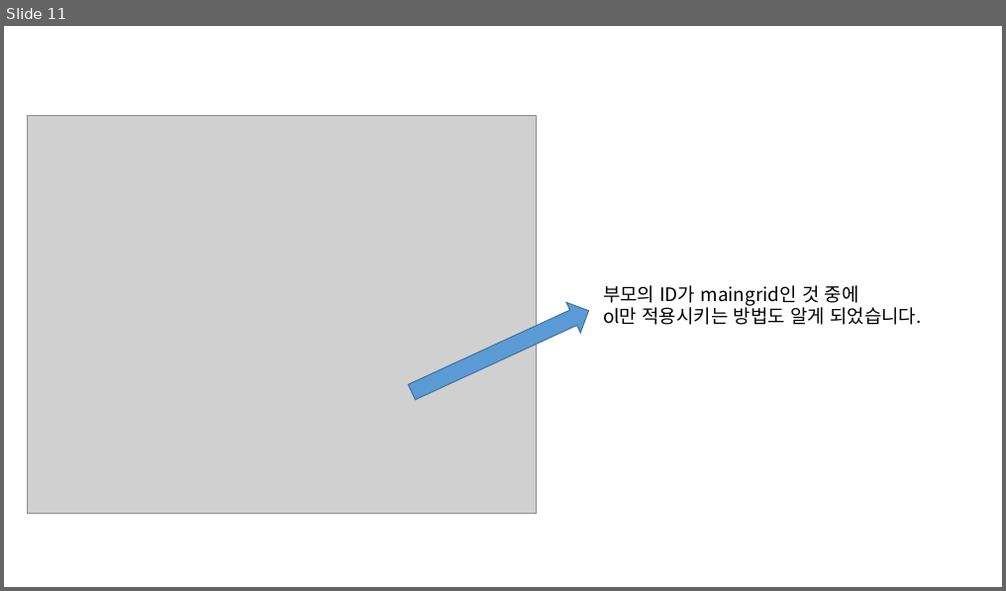
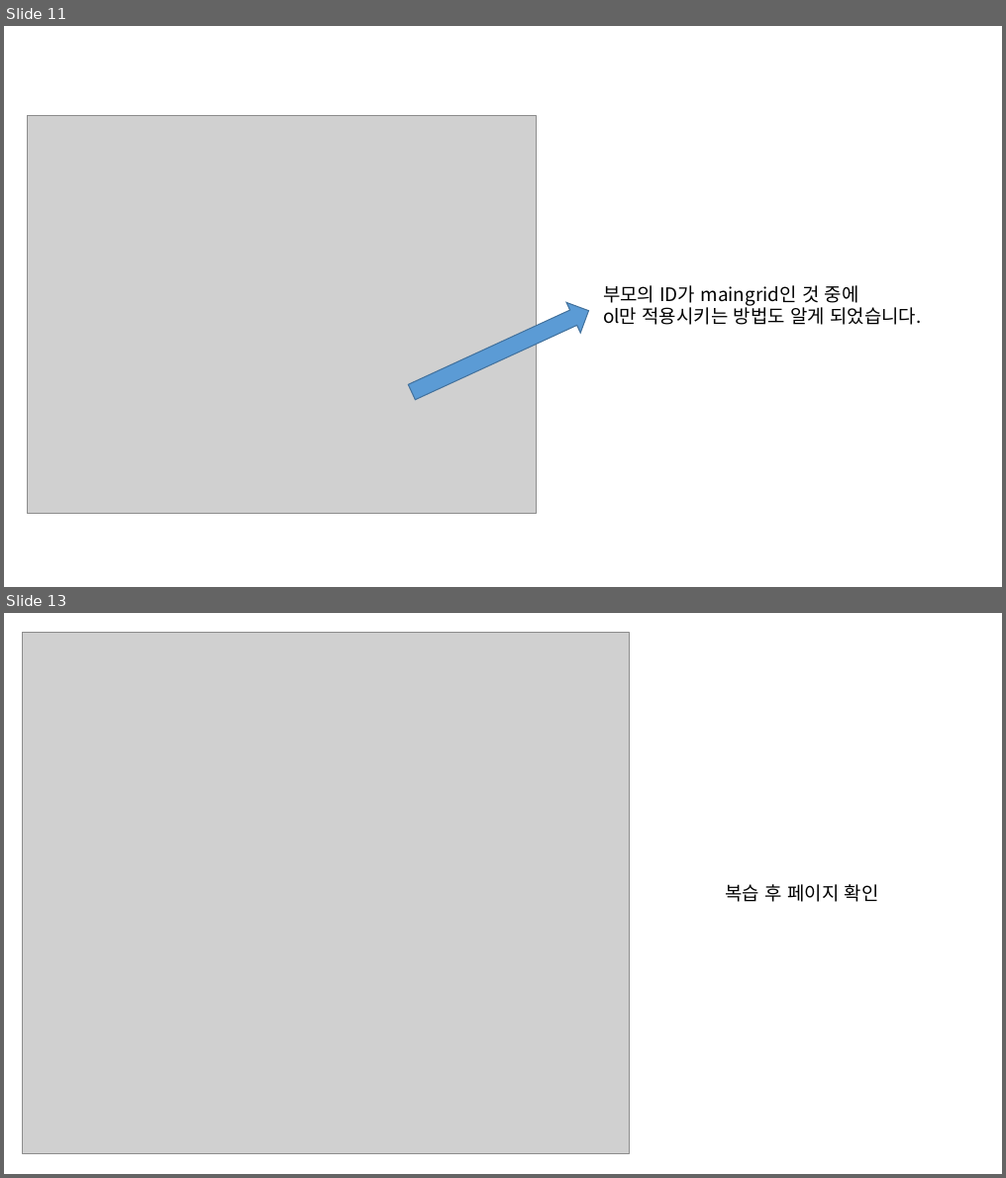
Before and after one commit to ehls1234/Coffee-web, a slide deck: 일지.pptx. Shown one above the other, each under a label of ours: slide 11 before the commit, slides 11 and 13 after it; the slides between them are not shown. The pictures are 1006x591 and 1006x1178 pixels, drawn with LibreOffice and Linux fonts; fonts in the diff are those of the drawing; grey boxes stand for pictures. Boxes give left, top, right and bottom in pixels: in the first picture for what was removed or moved away, otherwise in the second. Text is boxed around its words. In the diff, an @@ line names an element or a change of style, - is before the commit and + after.

```diff
--- a/일지.pptx
+++ b/일지.pptx
@@ slide 13 added at box(4, 613, 1002, 1174), background #FFFFFF @@
@@ picture added at box(23, 632, 630, 1155) @@
@@ text added at box(726, 884, 879, 902), 18 pt, text #000000 @@
+복습 후 페이지 확인
```
Also in this commit, not shown: 6 other slides added, 10 other files.
